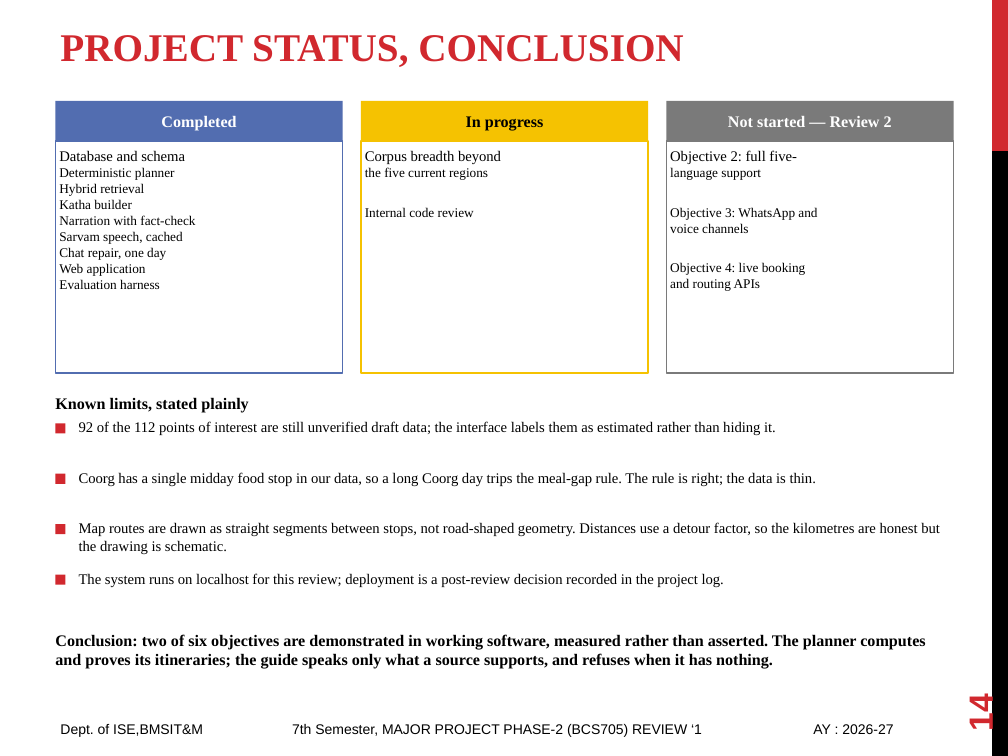
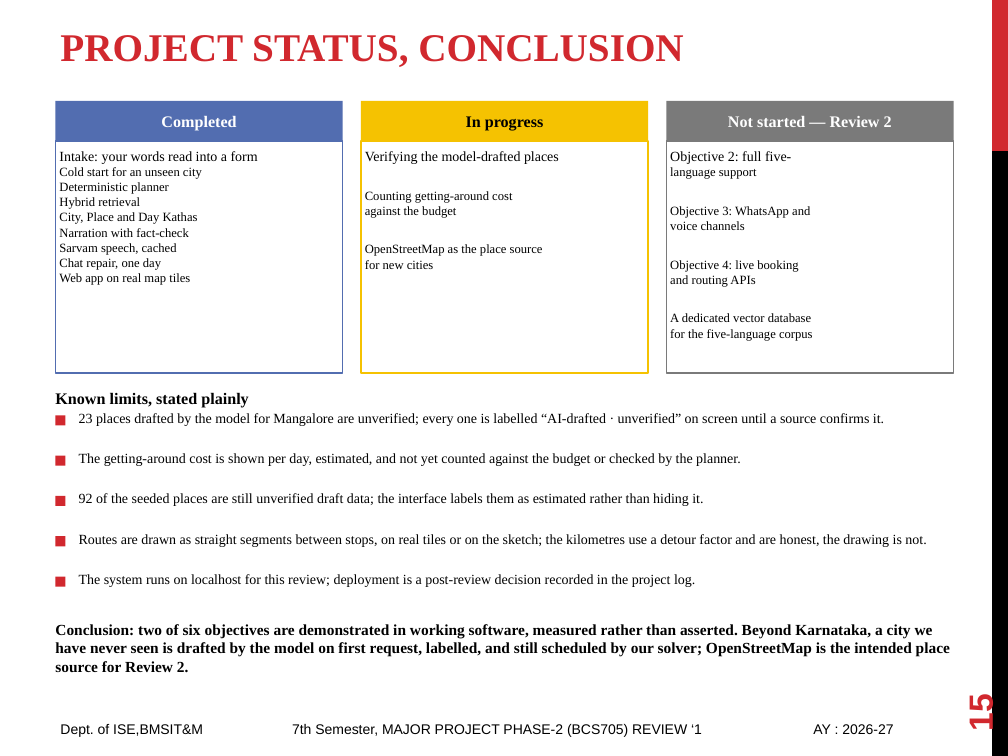
Before and after one commit to Pushkar69RS/NovaTripAI, a slide deck: slide 15 of docs/review1/Travel_Yantra_Phase2_Review1.pptx (slide 14 before the commit). Drawn at 1008x756 pixels with LibreOffice and Linux fonts; fonts in the diff are those of the drawing. Boxes give left, top, right and bottom in pixels: in the first picture for what was removed or moved away, otherwise in the second. Text is boxed around its words. In the diff, an @@ line names an element or a change of style, - is before the commit and + after.

```diff
--- a/docs/review1/Travel_Yantra_Phase2_Review1.pptx
+++ b/docs/review1/Travel_Yantra_Phase2_Review1.pptx
@@ text in rectangle at [59, 151, 258, 179]: text changed; size 10.5 to 10 pt @@
-Database and schema
+Intake: your words read into a form
+Cold start for an unseen city
@@ text in rectangle at [365, 151, 559, 269]: text changed; size 9.5 to 9 pt @@
-Corpus breadth beyond
-the five current regions
-Internal code review
+Verifying the model-drafted places
+Counting getting-around cost
+against the budget
+OpenStreetMap as the place source
+for new cities
@@ text in rectangle at [670, 151, 810, 287]: size 10.5 to 10 pt in "Objective 2: full five-"; size 9.5 to 9 pt in "language support", "Objective 3: WhatsApp and", "voice channels", "Objective 4: live booking" and 1 more places @@
@@ text in rectangle at [59, 182, 188, 270]: size 9.5 to 9 pt in "Deterministic planner", "Hybrid retrieval", "Narration with fact-check", "Sarvam speech, cached" and 1 more places @@
@@ text in rectangle at [59, 212, 198, 224]: text changed; size 9.5 to 9 pt @@
-Katha builder
+City, Place and Day Kathas
@@ text in rectangle at [59, 273, 190, 285]: text changed; size 9.5 to 9 pt @@
-Web application
-Evaluation harness
+Web app on real map tiles
@@ text in rectangle at [670, 313, 813, 341]: paragraphs added @@
+A dedicated vector database
+for the five-language corpus
@@ text "Known limits, stated plainly": place and size @@
-text "Known limits, stated plainly" at [55, 397, 248, 413]
+text "Known limits, stated plainly" at [55, 392, 248, 408]
@@ rectangle: place and size @@
-rectangle at [55, 423, 66, 433]
+rectangle at [55, 415, 66, 425]
@@ text added at [79, 413, 884, 426], 10 pt, text #000000 @@
+23 places drafted by the model for Mangalore are unverified; every one is labelled “AI-drafted · unverified” on screen until a source confirms it.
@@ rectangle: place and size @@
-rectangle at [55, 474, 66, 484]
+rectangle at [55, 456, 66, 466]
@@ text at [79, 453, 741, 466]: text changed; size 10.5 to 10 pt @@
-Coorg has a single midday food stop in our data, so a long Coorg day trips the meal-gap rule. The rule is right; the data is thin.
+The getting-around cost is shown per day, estimated, and not yet counted against the budget or checked by the planner.
@@ rectangle: place and size @@
-rectangle at [55, 524, 66, 534]
+rectangle at [55, 496, 66, 506]
@@ text at [79, 493, 703, 506]: text changed; size 10.5 to 10 pt @@
-92 of the 112 points of interest are still unverified draft data; the interface labels them as estimated rather than hiding it.
+92 of the seeded places are still unverified draft data; the interface labels them as estimated rather than hiding it.
@@ rectangle: place and size @@
-rectangle at [55, 575, 66, 585]
+rectangle at [55, 536, 66, 546]
@@ text at [79, 534, 926, 547]: text changed; size 10.5 to 10 pt @@
-Map routes are drawn as straight segments between stops, not road-shaped geometry. Distances use a detour factor, so the kilometres are honest but the drawing is schematic.
+Routes are drawn as straight segments between stops, on real tiles or on the sketch; the kilometres use a detour factor and are honest, the drawing is not.
@@ rectangle added at [55, 577, 66, 587], fill #D1282E @@
@@ text "The system runs on localhost ..." at [79, 574, 695, 587]: size 10.5 to 10 pt @@
@@ text at [55, 624, 950, 673]: text changed; size 11.5 to 11 pt @@
-Conclusion: two of six objectives are demonstrated in working software, measured rather than asserted. The planner computes and proves its itineraries; the guide speaks only what a source supports, and refuses when it has nothing.
+Conclusion: two of six objectives are demonstrated in working software, measured rather than asserted. Beyond Karnataka, a city we have never seen is drafted by the model on first request, labelled, and still scheduled by our solver; OpenStreetMap is the intended place source for Review 2.
@@ page number at [962, 697, 1000, 730]: text changed @@
-14
+15
```
Also in this commit, not shown: 10 other slides changed, 1 slide added, 9 other files.
